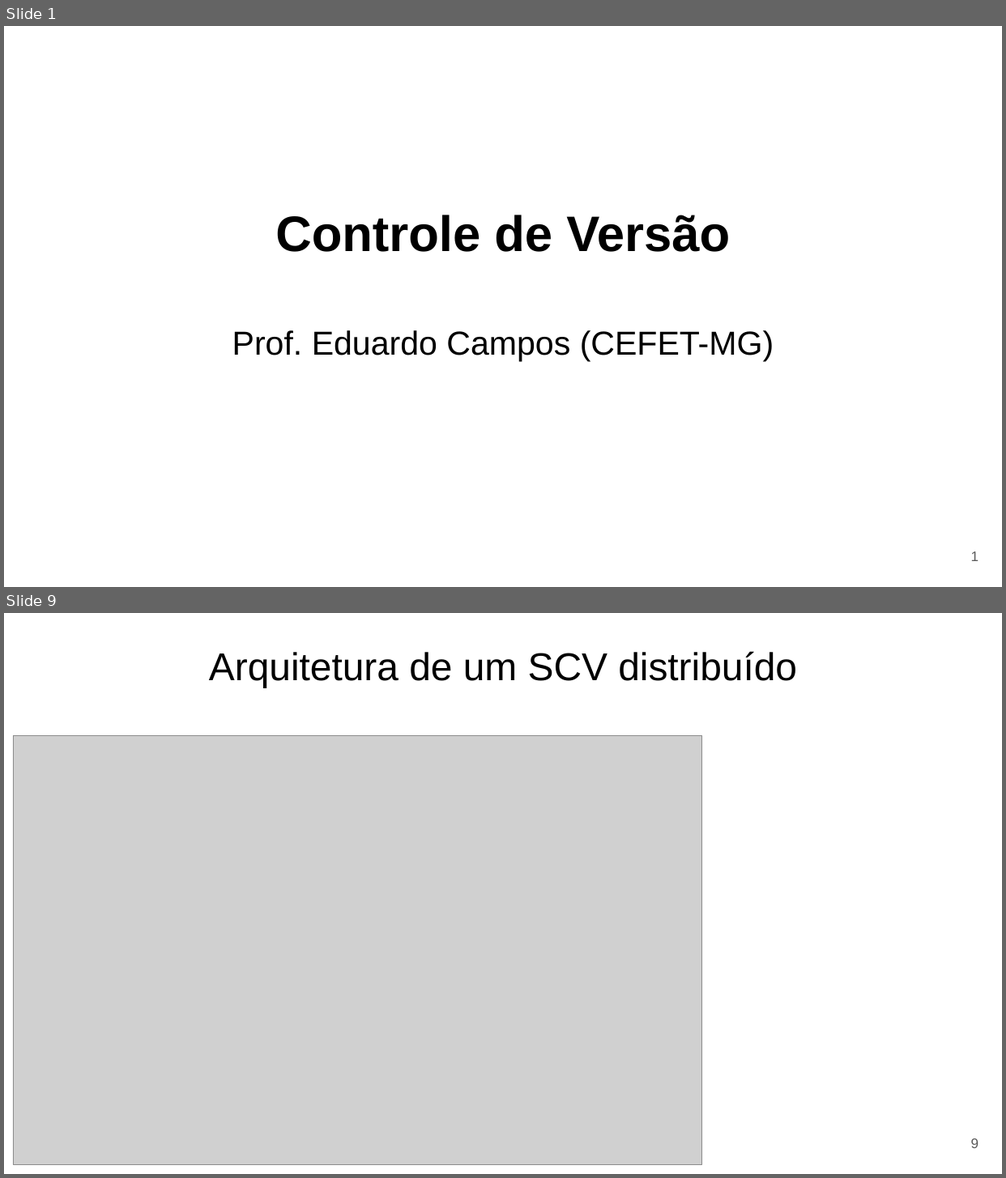
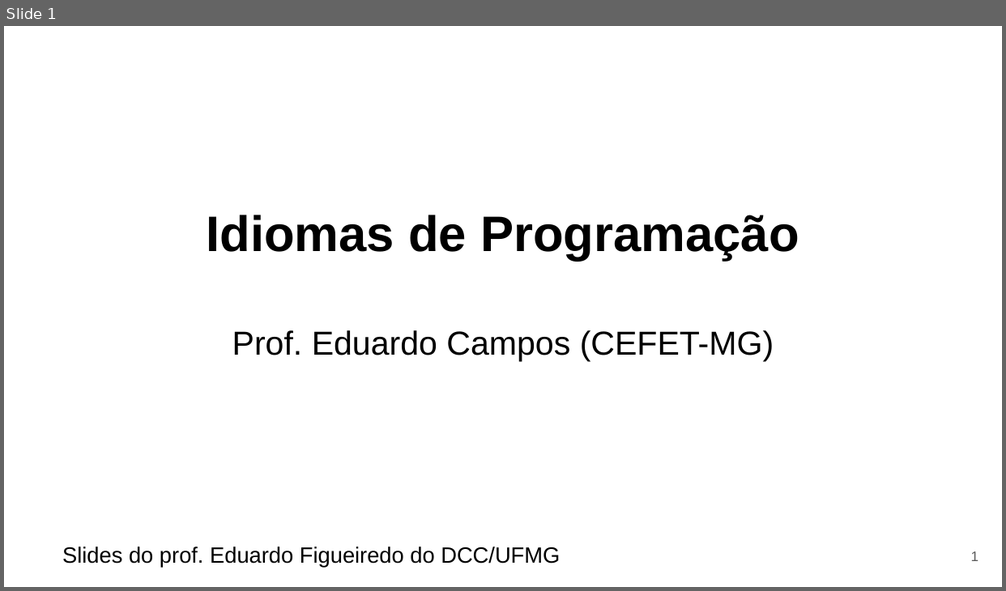
Before and after one commit to eduardocunha11/firstblog, a slide deck: aulas/gsi526/aula13-idiomas-programacao.pptx. Shown one above the other, each under a label of ours: slides 1 and 9 before the commit, slide 1 after it; the slides between them are not shown. The pictures are 1006x1178 and 1006x591 pixels, drawn with LibreOffice and Linux fonts; fonts in the diff are those of the drawing; grey boxes stand for pictures. Boxes give left, top, right and bottom in pixels: in the first picture for what was removed or moved away, otherwise in the second. Text is boxed around its words. In the diff, an @@ line names an element or a change of style, - is before the commit and + after.

Commit message:
add aula sobre idiomas de programacao

```diff
--- a/aulas/gsi526/aula13-idiomas-programacao.pptx
+++ b/aulas/gsi526/aula13-idiomas-programacao.pptx
@@ slide 9 removed at [4, 613, 1002, 1174], background #FFFFFF @@
@@ title removed at [209, 651, 797, 688] @@
-Arquitetura de um SCV distribuído
@@ picture removed at [13, 736, 701, 1165] @@
@@ page number removed at [971, 1139, 979, 1148] @@
-9
@@ slide 1 changed as well @@
@@ title at [206, 215, 799, 261]: text changed @@
-Controle de Versão
+Idiomas de Programação
@@ text added at [62, 547, 560, 567], 16 pt, text #000000 @@
+Slides do prof. Eduardo Figueiredo do DCC/UFMG
```
Also in this commit, not shown: 1 other slide changed, 19 slides added, 22 other slides removed, 4 other files.
